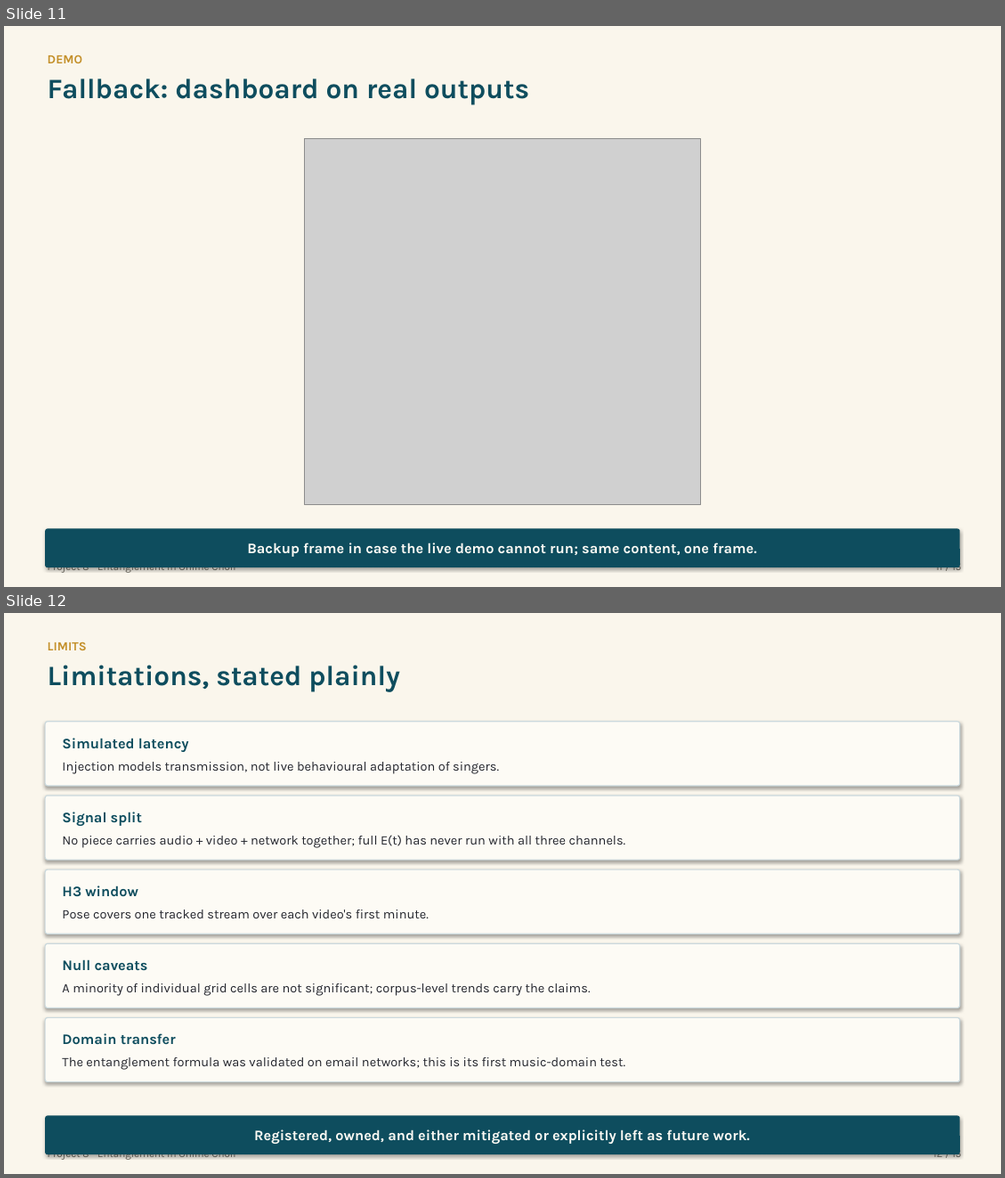
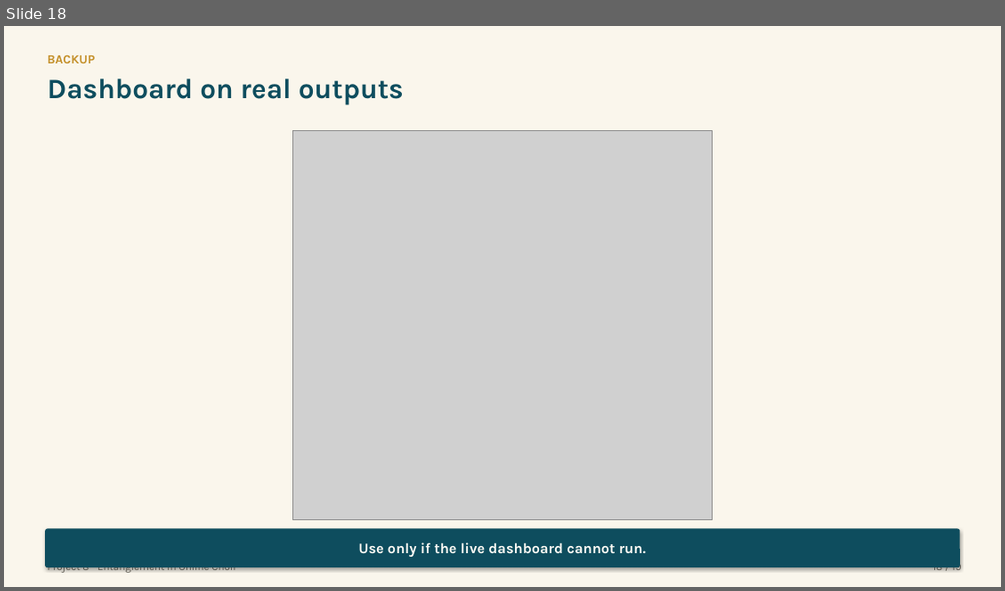
Before and after one commit to Zuraiz270/networked-choir-entanglement, a slide deck: output/jul23_final_presentation.pptx. Shown one above the other, each under a label of ours: slides 11 and 12 before the commit, slide 18 after it. The pictures are 1005x1178 and 1005x591 pixels, drawn with LibreOffice and Linux fonts; fonts in the diff are those of the drawing; grey boxes stand for pictures. Boxes give left, top, right and bottom in pixels: in the first picture for what was removed or moved away, otherwise in the second. Text is boxed around its words. In the diff, an @@ line names an element or a change of style, - is before the commit and + after.

```diff
--- a/output/jul23_final_presentation.pptx
+++ b/output/jul23_final_presentation.pptx
@@ slide 12 removed at (4,613,1001,1174), background #FAF6EC @@
@@ text removed at (48,641,87,650) @@
-LIMITS
@@ text removed at (48,665,400,692) @@
-Limitations, stated plainly
@@ rounded rectangle removed at (45,722,960,786) @@
-Simulated latency
-Injection models transmission, not live behavioural adaptation of singers.
@@ rounded rectangle removed at (45,795,960,860) @@
-Signal split
-No piece carries audio + video + network together; full E(t) has never run with all three channels.
@@ rounded rectangle removed at (45,869,960,933) @@
-H3 window
-Pose covers one tracked stream over each video's first minute.
@@ rounded rectangle removed at (45,943,960,1008) @@
-Null caveats
-A minority of individual grid cells are not significant; corpus-level trends carry the claims.
@@ rounded rectangle removed at (45,1018,960,1082) @@
-Domain transfer
-The entanglement formula was validated on email networks; this is its first music-domain test.
@@ rounded rectangle removed at (45,1116,960,1154) @@
-Registered, owned, and either mitigated or explicitly left as future work.
@@ text removed at (48,1154,236,1159) @@
-Project 8 - Entanglement in Online Choir
@@ text removed at (933,1147,961,1159) @@
-12 / 15
@@ what was slide 11 is now slide 18 @@
@@ slide 18 changed as well @@
@@ text at (48,79,404,105): text changed @@
-Fallback: dashboard on real outputs
+Dashboard on real outputs
@@ text at (48,55,96,63): text changed @@
-DEMO
+BACKUP
@@ picture: place and size @@
-picture at (305,138,700,505)
+picture at (292,131,712,520)
@@ text in rounded rectangle at (358,542,646,556): text changed @@
-Backup frame in case the live demo cannot run; same content, one frame.
+Use only if the live dashboard cannot run.
@@ text at (932,560,962,572): text changed @@
-11 / 15
+18 / 19
```
Also in this commit, not shown: 8 other slides changed, 10 slides added, 5 other slides removed, 18 other files.
